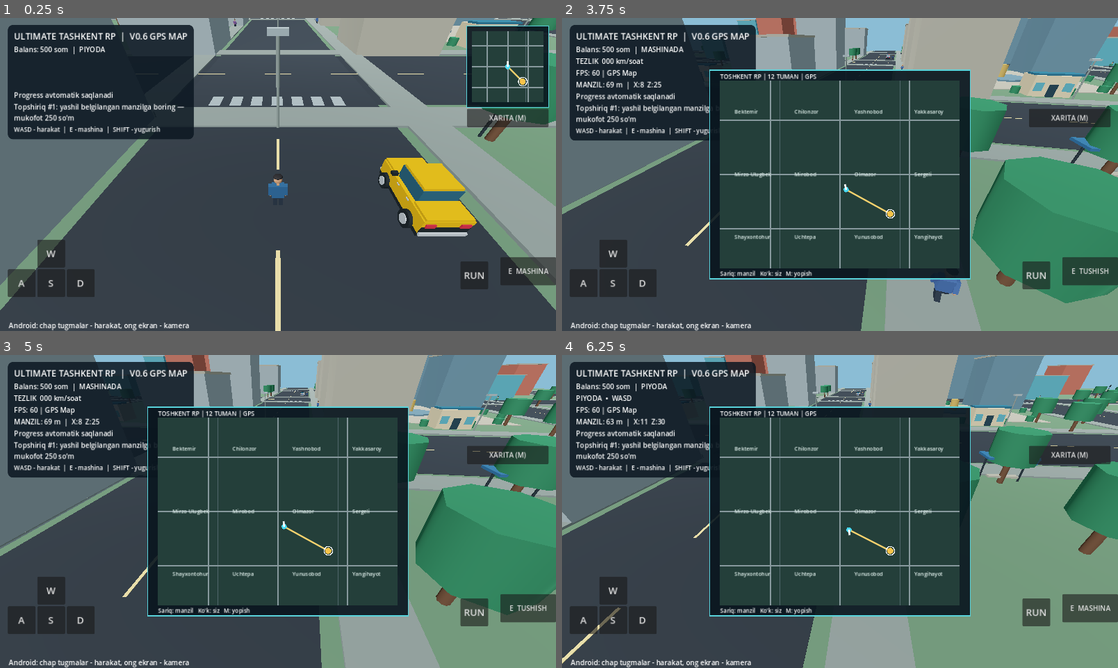
Above: before the commit, frames 1-4 (two rows, left to right).
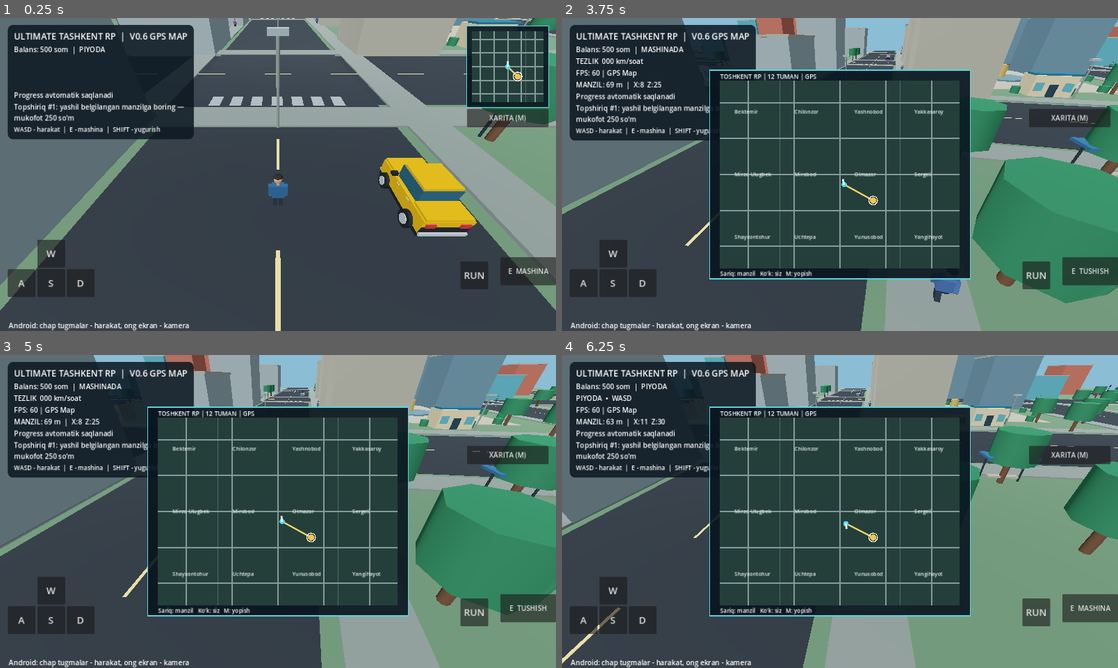
Above: after the commit, the same moments.

Repository: uzumseller500-bot/ultimate-tashkent-rp
Game: Godot game, scene res://scenes/main.tscn
Two runs of this game, one before a commit and one after it. Both use one fixed random seed, a clock stepped at 60 frames per second and the inputs below.
Inputs (mouse positions are in pixels of both pictures, inside the frame that each line leads up to):
- Up to frame 1 (0.25 s): no input
- Up to frame 2 (3.75 s): tap Enter at 0.5 s; move the mouse to (962, 158) at 0.52 s; hold D 0.53-1.25 s; tap E at 0.6 s; click (962, 158) at 0.67 s; drag from (728, 190) to (812, 237) at 1.27 s; move the mouse to (895, 105) at 2.02 s; hold D 2.03-2.75 s; hold Shift 2.03-2.75 s; drag from (812, 237) to (673, 127) at 2.77 s; move the mouse to (1006, 221) at 3.52 s; hold A from 3.53 s (still down); tap M at 3.6 s
- Up to frame 3 (5 s): release A at 4.25 s; drag from (111, 464) to (194, 433) at 4.27 s
- Up to frame 4 (6.25 s): move the mouse to (867, 511) at 5.02 s; hold S 5.03-5.75 s; tap E at 5.1 s; click (867, 511) at 5.17 s; drag from (756, 433) to (728, 527) at 5.77 s

The runs differ from the first frame. In frame 1, 0.7% of the frame differs, in the area x 84-98%, y 4-27%; in frame 2, 2.1%; in frame 3, 2.1%, in the area x 28-72%, y 20-80%; in frame 4, 2.1%.

Commit message:
Synchronize GPS road grid with expanded city

Diff:
--- a/scripts/city_map.gd
+++ b/scripts/city_map.gd
@@ -5,7 +5,7 @@
 var player_position := Vector3.ZERO
 var target_position := Vector3(65,0,65)
 var heading := 0.0
-const MAP_EXTENT := 155.0
+const MAP_EXTENT := 235.0
 const DISTRICTS := [
 	"Bektemir","Chilonzor","Yashnobod","Yakkasaroy",
 	"Mirzo Ulugbek","Mirobod","Olmazor","Sergeli",
@@ -42,7 +42,7 @@
 		draw_line(Vector2(x,origin.y),Vector2(x,origin.y+dimensions.y),Color("52676c"),1.0)
 		if i < 3:
 			draw_line(Vector2(origin.x,y),Vector2(origin.x+dimensions.x,y),Color("52676c"),1.0)
-	for road in [-90.0,0.0,90.0]:
+	for road in [-180.0,-90.0,0.0,90.0,180.0]:
 		var x: float = origin.x+(road+MAP_EXTENT)/(MAP_EXTENT*2.0)*dimensions.x
 		var y: float = origin.y+(road+MAP_EXTENT)/(MAP_EXTENT*2.0)*dimensions.y
 		draw_line(Vector2(x,origin.y),Vector2(x,origin.y+dimensions.y),Color("87999d"),3.0)
